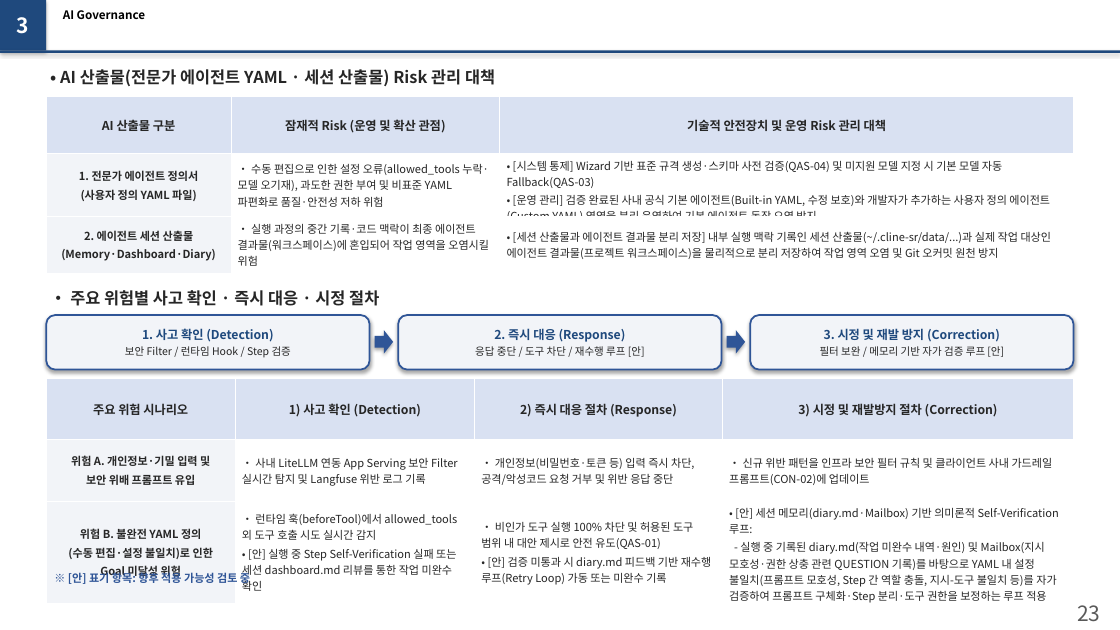
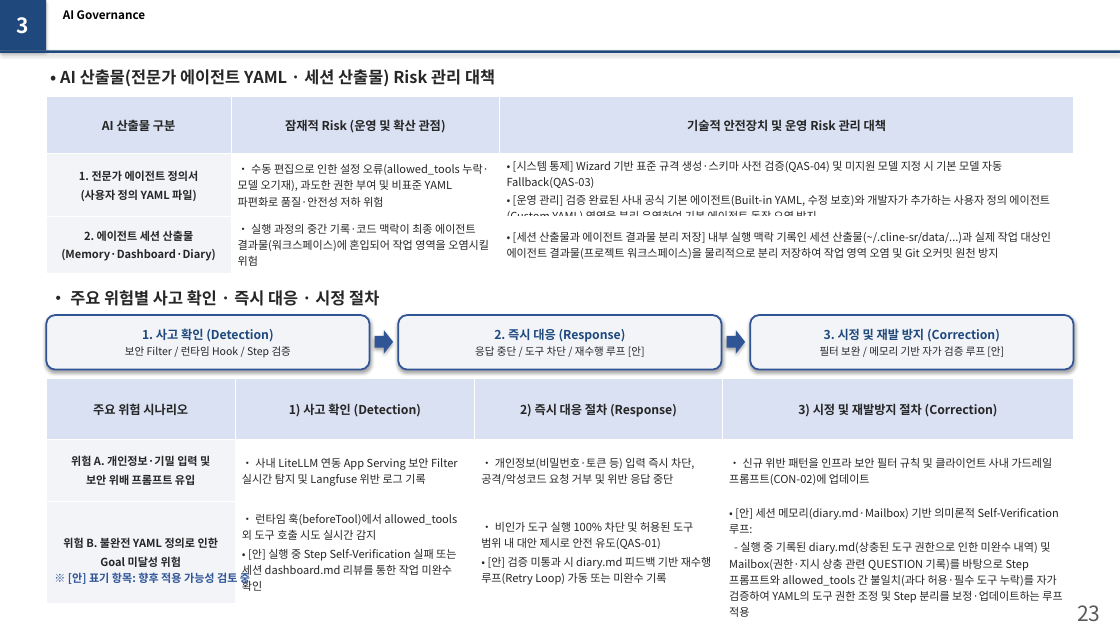
Before and after one commit to misjin05/playground, a slide deck: slide 2 of AIS/Reports/Slide22_23_Update.pptx. Drawn at 1120x630 pixels with LibreOffice and Linux fonts; fonts in the diff are those of the drawing. Boxes give left, top, right and bottom in pixels: in the first picture for what was removed or moved away, otherwise in the second. Text is boxed around its words. In the diff, an @@ line names an element or a change of style, - is before the commit and + after.

```diff
--- a/AIS/Reports/Slide22_23_Update.pptx
+++ b/AIS/Reports/Slide22_23_Update.pptx
@@ table at <box>46,378,1074,621</box> @@
-row 3, column 1: 위험 B. 불완전 YAML 정의 / (수동 편집·설정 불일치)로 인한 / Goal 미달성 위험
+row 3, column 1: 위험 B. 불완전 YAML 정의로 인한 / Goal 미달성 위험
-row 3, column 4: • [안] 세션 메모리(diary.md·Mailbox) 기반 의미론적 Self-Verification 루프: / - 실행 중 기록된 diary.md(작업 미완수 내역·원인) 및 Mailbox(지시 모호성·권한 상충 관련 QUESTION 기록)를 바탕으로 YAML 내 설정 불일치(프롬프트 모호성, Step 간 역할 충돌, 지시-도구 불일치 등)를 자가 검증하여 프롬프트 구체화·Step 분리·도구 권한을 보정하는 루프 적용
+row 3, column 4: • [안] 세션 메모리(diary.md·Mailbox) 기반 의미론적 Self-Verification 루프: / - 실행 중 기록된 diary.md(상충된 도구 권한으로 인한 미완수 내역) 및 Mailbox(권한·지시 상충 관련 QUESTION 기록)를 바탕으로 Step 프롬프트와 allowed_tools 간 불일치(과다 허용·필수 도구 누락)를 자가 검증하여 YAML의 도구 권한 조정 및 Step 분리를 보정·업데이트하는 루프 적용
```
Also in this commit, not shown: 1 other file.
